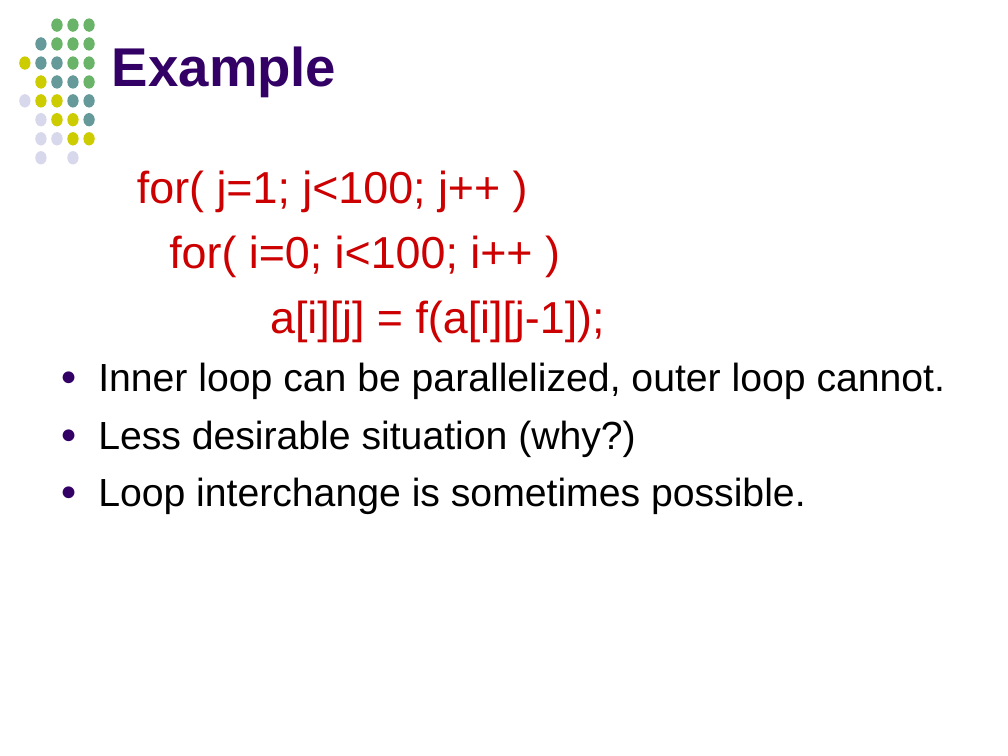
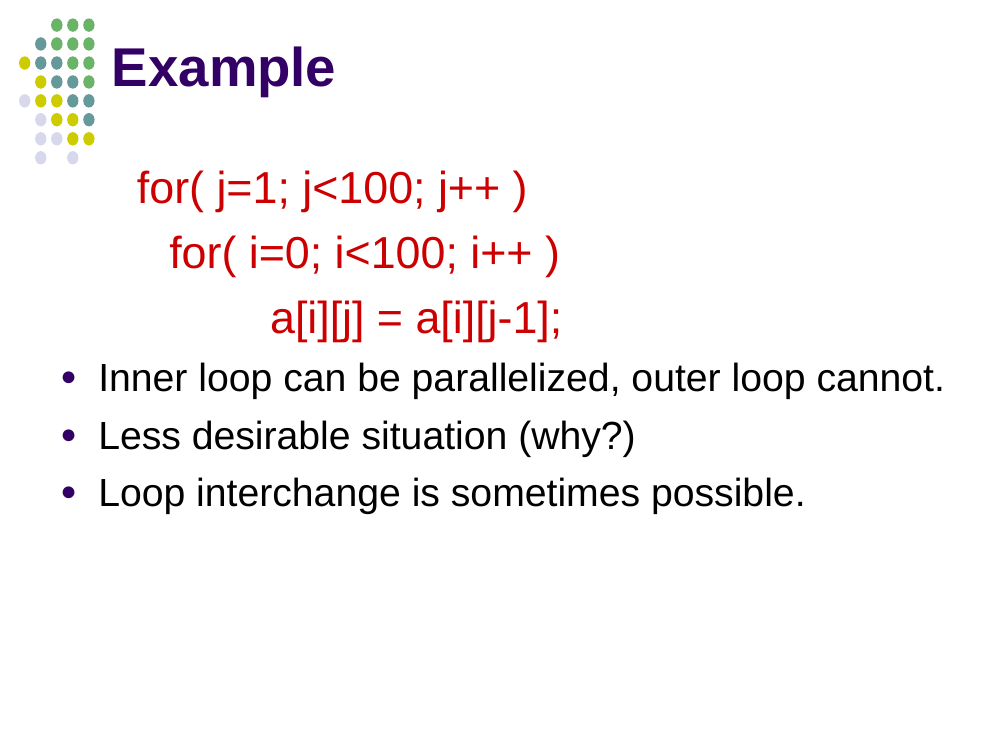
Before and after one commit to jablub/chpc_omp, a slide deck: slide 101 of OpenMP_MKuttel_CHPCWinterSchool2012.odp (slide 99 before the commit). Drawn at 1008x756 pixels with LibreOffice and Linux fonts; fonts in the diff are those of the drawing. Boxes give left, top, right and bottom in pixels: in the first picture for what was removed or moved away, otherwise in the second. Text is boxed around its words. In the diff, an @@ line names an element or a change of style, - is before the commit and + after.

```diff
--- a/OpenMP_MKuttel_CHPCWinterSchool2012.odp
+++ b/OpenMP_MKuttel_CHPCWinterSchool2012.odp
@@ text at [270, 300, 563, 342]: text changed @@
-    a[i][j] = f(a[i][j-1]);
+    a[i][j] = a[i][j-1];
```
Also in this commit, not shown: 43 other slides changed, 28 slides added, 19 slides removed, 20 other files.
